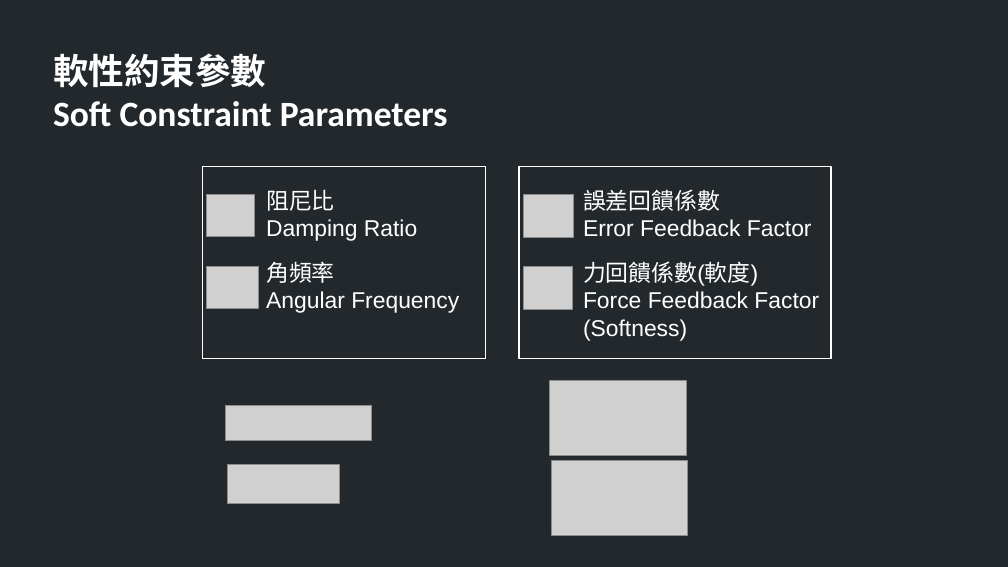
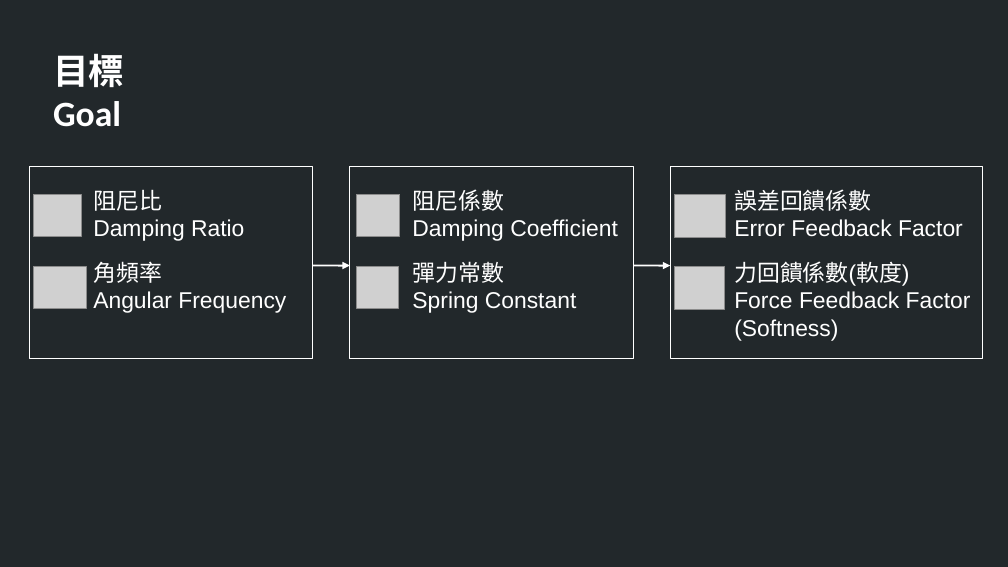
Before and after one commit to TheAllenChou/unity-physics-constraints, a slide deck: slide 7 of slides/03-soft-constraints-mandarin.odp (slide 8 before the commit). Drawn at 1008x567 pixels with LibreOffice and Linux fonts; fonts in the diff are those of the drawing; grey boxes stand for pictures. Boxes give left, top, right and bottom in pixels: in the first picture for what was removed or moved away, otherwise in the second. Text is boxed around its words. In the diff, an @@ line names an element or a change of style, - is before the commit and + after.

Commit message:
Slides.

```diff
--- a/slides/03-soft-constraints-mandarin.odp
+++ b/slides/03-soft-constraints-mandarin.odp
@@ text at [53,53,124,127]: text changed @@
-軟性約束參數
-Soft Constraint Parameters
+目標
+Goal
@@ rectangle added at [29,166,313,359], outline #FFFFFF 0.99 pt @@
@@ 2 pictures, 2 texts, 2 rectangles: place and size @@
-2 pictures, 2 texts, 2 rectangles at [202,166,831,359]
+2 pictures, 2 texts, 2 rectangles at [350,166,982,359]
@@ picture: place and size @@
-picture at [225,405,371,440]
+picture at [34,194,81,236]
@@ text "阻尼比": place and size @@
-text "阻尼比" at [266,189,417,241]
+text "阻尼比" at [93,189,244,241]
@@ picture: place and size @@
-picture at [207,194,254,236]
+picture at [357,194,400,236]
@@ text added at [412,189,618,241], 18 pt, text #FFFFFF @@
+阻尼係數
+Damping Coefficient
@@ picture: place and size @@
-picture at [228,465,339,504]
+picture at [34,266,86,308]
@@ text "角頻率": place and size @@
-text "角頻率" at [266,261,459,313]
+text "角頻率" at [93,261,286,313]
@@ arrow added from (313, 265) to (350, 265), #FFFFFF 1.5 pt @@
@@ picture: place and size @@
-picture at [207,266,259,308]
+picture at [357,266,399,308]
@@ text added at [412,261,576,313], 18 pt, text #FFFFFF @@
+彈力常數
+Spring Constant
@@ arrow added from (634, 265) to (670, 265), #FFFFFF 1.5 pt @@
@@ picture removed at [550,381,686,456] @@
@@ picture removed at [552,461,687,536] @@
```
Also in this commit, not shown: 2 other slides changed, 1 slide added, 1 other file.
